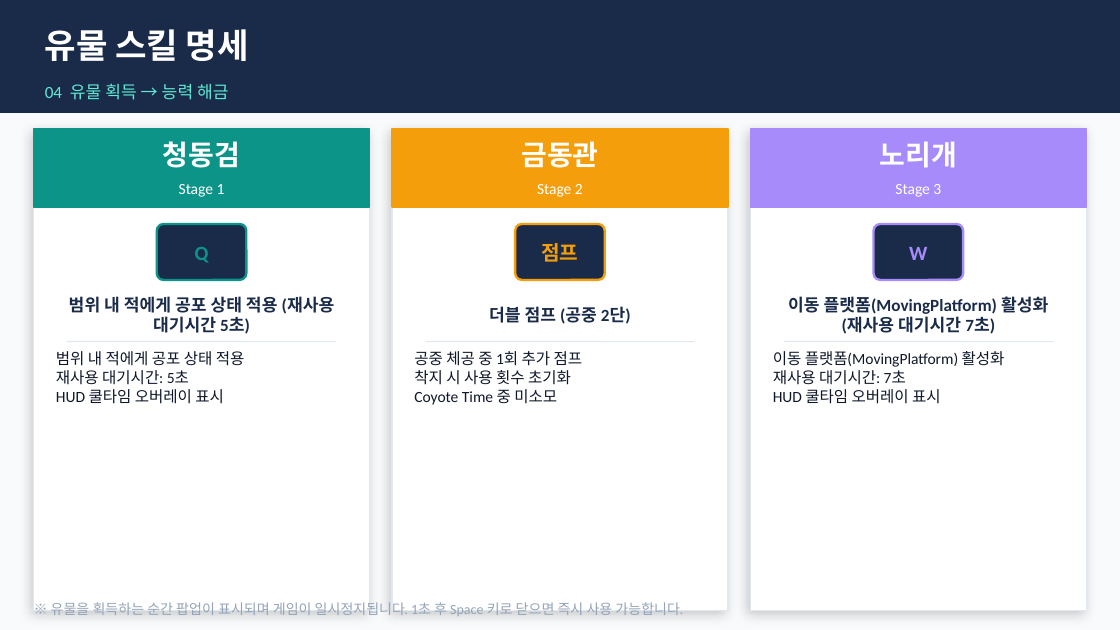
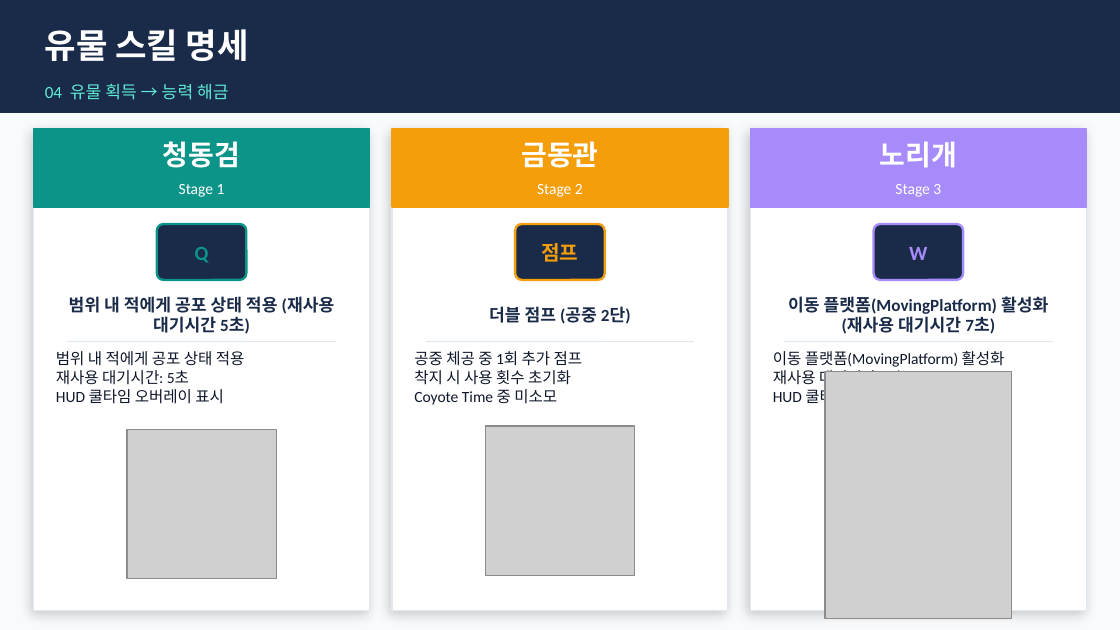
Before and after one commit to JunhyeongKim1/Retrieve-game-, a slide deck: slide 7 of Retrieve_최종발표.pptx. Drawn at 1120x630 pixels with LibreOffice and Linux fonts; fonts in the diff are those of the drawing; grey boxes stand for pictures. Boxes give left, top, right and bottom in pixels: in the first picture for what was removed or moved away, otherwise in the second. Text is boxed around its words. In the diff, an @@ line names an element or a change of style, - is before the commit and + after.

```diff
--- a/Retrieve_최종발표.pptx
+++ b/Retrieve_최종발표.pptx
@@ picture added at (825,372,1012,619) @@
@@ picture added at (127,429,276,578) @@
@@ picture added at (485,426,634,575) @@
@@ text removed at (51,602,683,616) @@
-※ 유물을 획득하는 순간 팝업이 표시되며 게임이 일시정지됩니다. 1초 후 Space 키로 닫으면 즉시 사용 가능합니다.
```
Also in this commit, not shown: 6 other slides changed.
